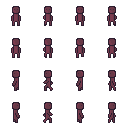
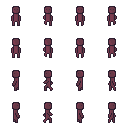
Layers edited between the first and the second 128x128 image:
painted on "layer 1" over bbox(44, 24, 116, 58)
